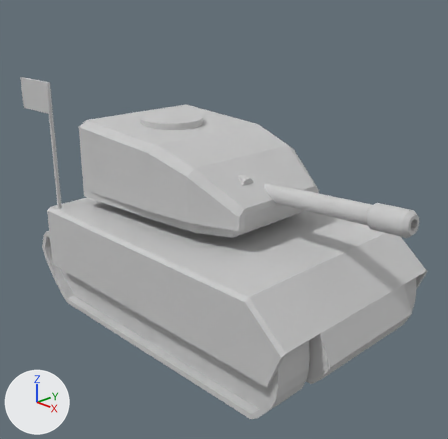
The Blender file Resources/Tank Model/Tank.blend, before and after one commit.
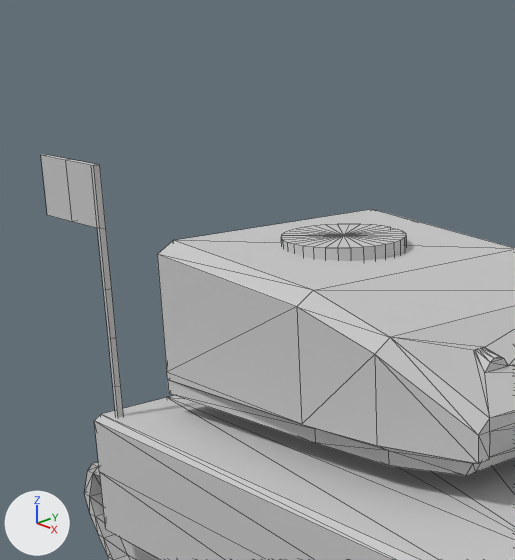
Old and new are each drawn whole from a camera (50 mm lens) standing at (6.81, -8.7, 4.05) and looking at (-1.04, -1.05, 0.04) and again close up on the part from 0% to 57% of the width and 0% to 64% of the height. The axes (+X, +Y, +Z) are drawn at lower left. The lights are the same throughout. The close-ups show mesh edges as thin lines.
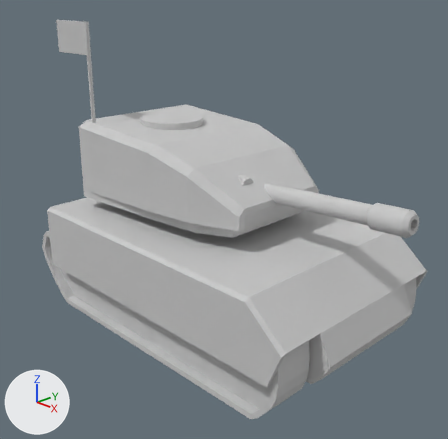
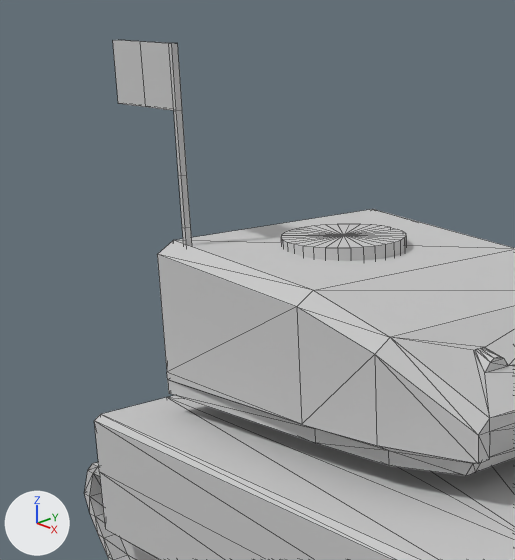
The newer file is also rescaled (x0.638), turned or shifted as a whole; pictures and numbers use the older file's frame.

Location of each change, [x1, y1, x2, y2] in pixels of the close-ups (515 x 560 px; the box of a moved part takes in the faces that stretch with it):
'Box03', reshaped
    before: [41, 155, 515, 560]
    after: [84, 40, 515, 560]
part 1 of me_box03, moved or reshaped
    before: [41, 155, 124, 417]
    after: [113, 40, 192, 247]

The change, as a list of edits to the scene's bpy script:
```text
Change me_box03:
    where me_box03.from_pydata(...)  # 574 vertices, 867 faces; spans x -203.0..193.0, y -109.0..122.0, z -102.0..102.0
    used by ob_box03; location = (-1.104, -0.882, 0.0); rotation_euler = (1.571, 0.0, 0.0), in degrees (90, 0, 0); scale = (0.0199, 0.0199, 0.0199)
    me_box03 part 1: the loose piece of 32 vertices spanning x -203.0..-150.0, y -12.0..122.0, z 91.0..94.0 is moved by (26.0, 55.0, -31.0)
```
